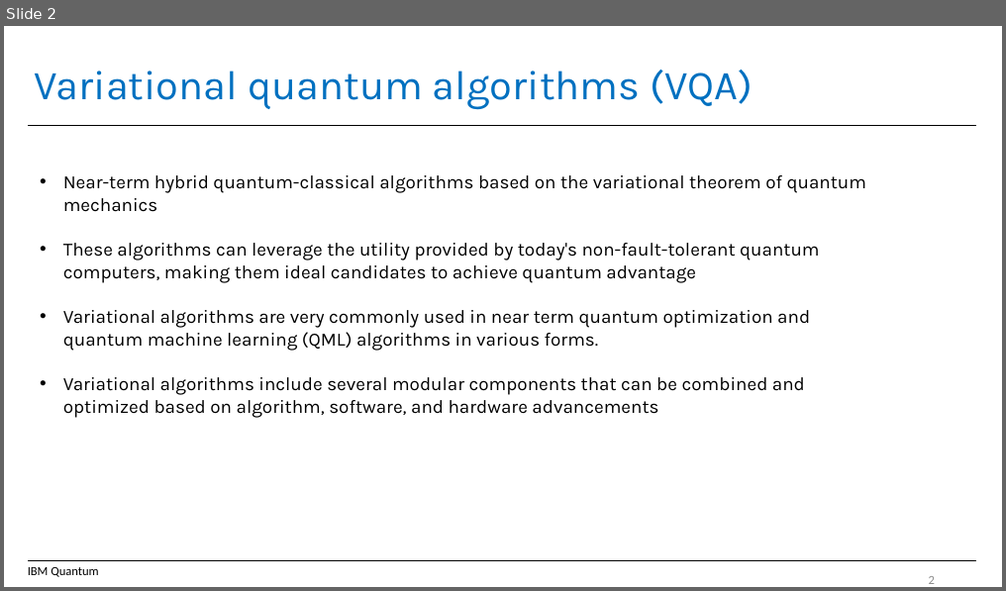
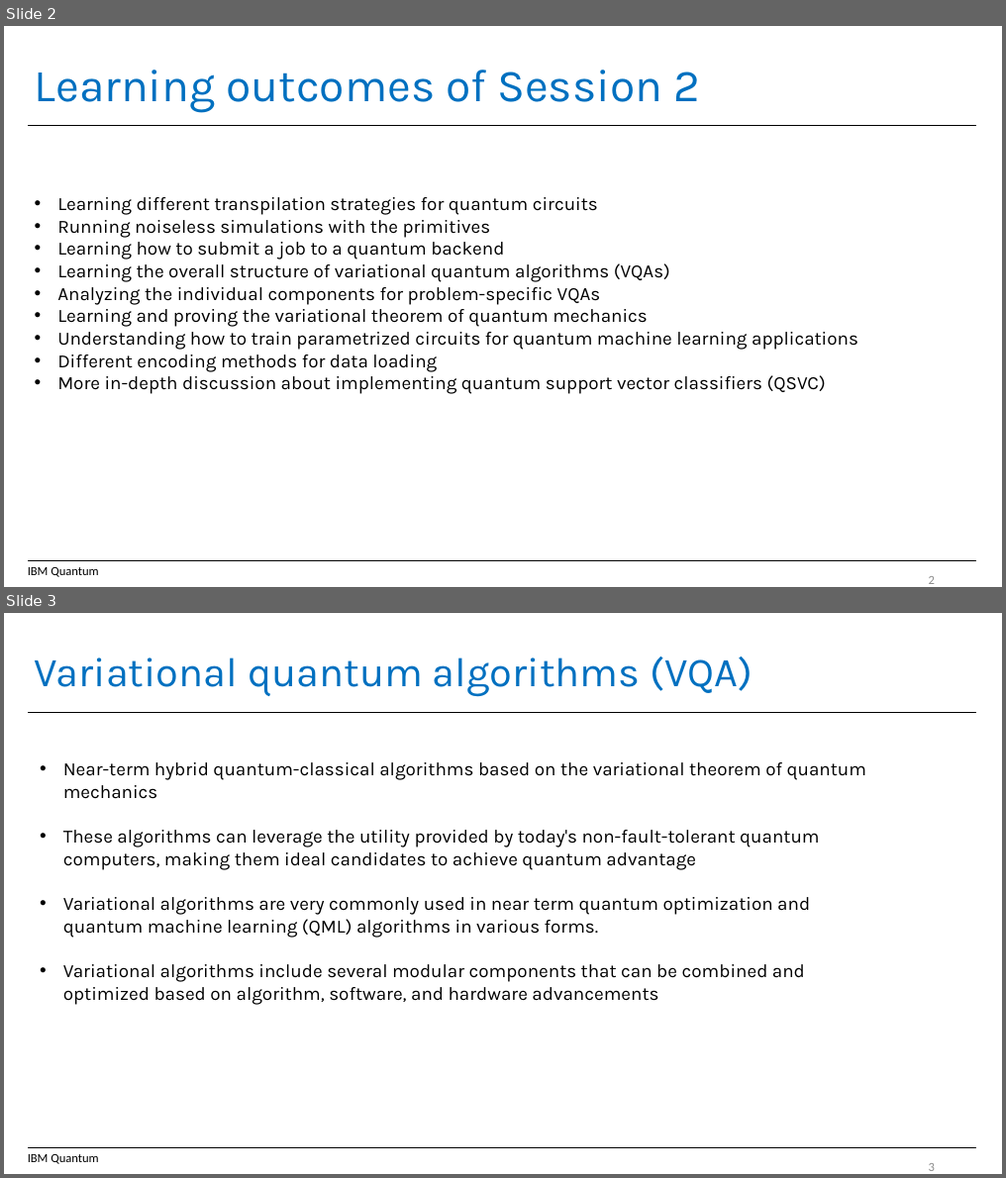
Before and after one commit to IBM/QMLOmics, a slide deck: SessionII_Qiskit/ISMB - VQA, QML.pptx. Shown one above the other, each under a label of ours: slide 2 before the commit, slides 2 and 3 after it. The pictures are 1006x591 and 1006x1178 pixels, drawn with LibreOffice and Linux fonts; fonts in the diff are those of the drawing. Boxes give left, top, right and bottom in pixels: in the first picture for what was removed or moved away, otherwise in the second. Text is boxed around its words. In the diff, an @@ line names an element or a change of style, - is before the commit and + after.

```diff
--- a/SessionII_Qiskit/ISMB - VQA, QML.pptx
+++ b/SessionII_Qiskit/ISMB - VQA, QML.pptx
@@ slide 2 added at [4, 26, 1002, 587], background #FFFFFF; not listed: 2 template elements that a slide beside it also shows @@
@@ title added at [35, 70, 700, 112], 44 pt, text #0070C0 @@
+Learning outcomes of Session 2
@@ text added at [57, 197, 858, 394], 18 pt, text #000000 @@
+• Learning different transpilation strategies for quantum circuits
+• Running noiseless simulations with the primitives
+• Learning how to submit a job to a quantum backend
+• Learning the overall structure of variational quantum algorithms (VQAs)
+• Analyzing the individual components for problem-specific VQAs
+• Learning and proving the variational theorem of quantum mechanics
+• Understanding how to train parametrized circuits for quantum machine learning applications
+• Different encoding methods for data loading
+• More in-depth discussion about implementing quantum support vector classifiers (QSVC)
@@ text added at [28, 568, 98, 577], 12 pt, text #000000 @@
+IBM Quantum
@@ page number added at [929, 576, 935, 584], 12 pt, text #8C8C8C @@
+2
@@ what was slide 2 is now slide 3 @@
```
Also in this commit, not shown: 1 other slide added, 1 slide removed, 33 other files.
